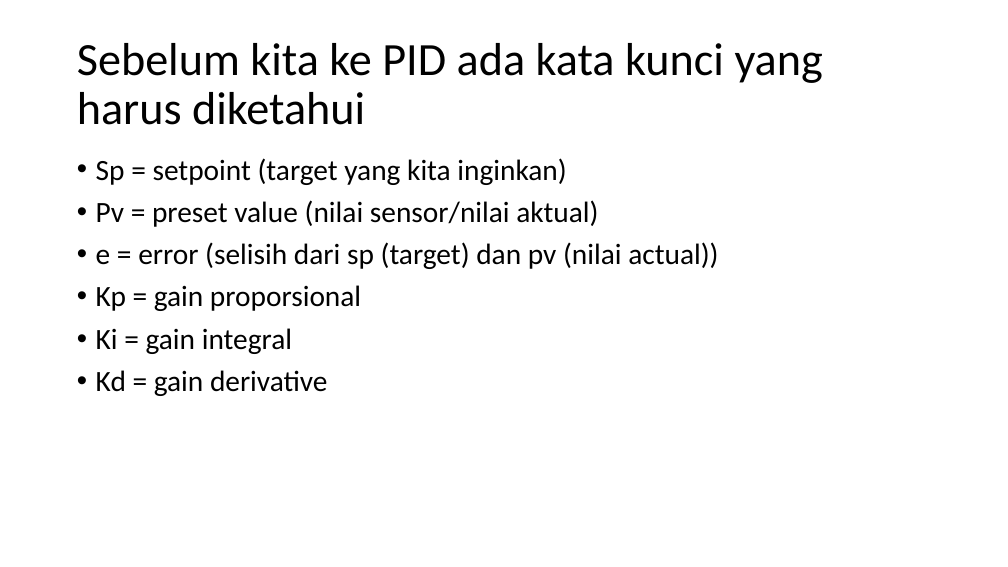
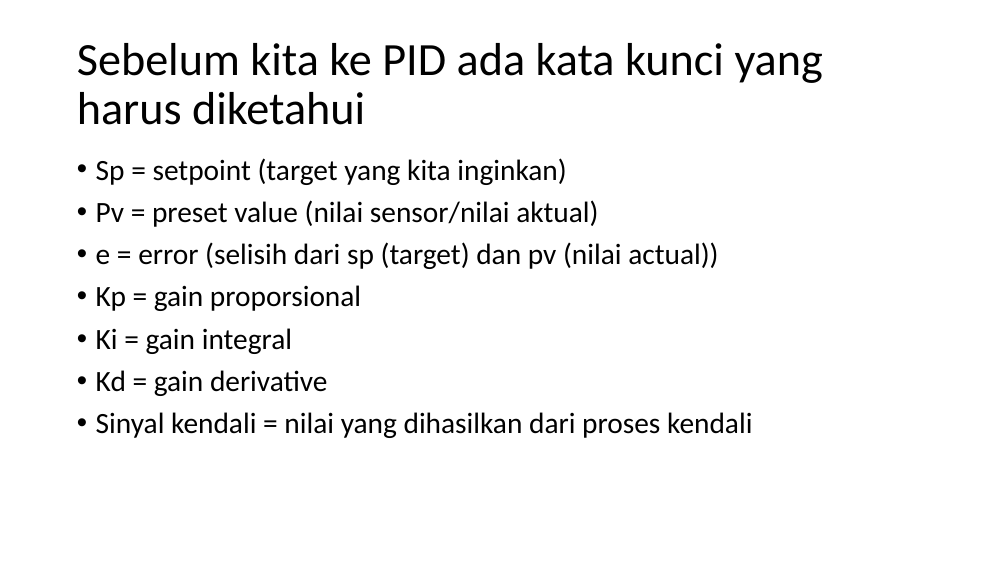
Before and after one commit to muhammadhusni777/kelasrobot_pid, a slide deck: slide 11 of ppt.pptx (slide 9 before the commit). Drawn at 1008x567 pixels with LibreOffice and Linux fonts; fonts in the diff are those of the drawing. Boxes give left, top, right and bottom in pixels: in the first picture for what was removed or moved away, otherwise in the second. Text is boxed around its words. In the diff, an @@ line names an element or a change of style, - is before the commit and + after.

```diff
--- a/ppt.pptx
+++ b/ppt.pptx
@@ text at box(96, 412, 752, 438): paragraph added @@
+• Sinyal kendali = nilai yang dihasilkan dari proses kendali
```
Also in this commit, not shown: 8 other slides changed, 7 slides added, 2 slides removed, 4 other files.
